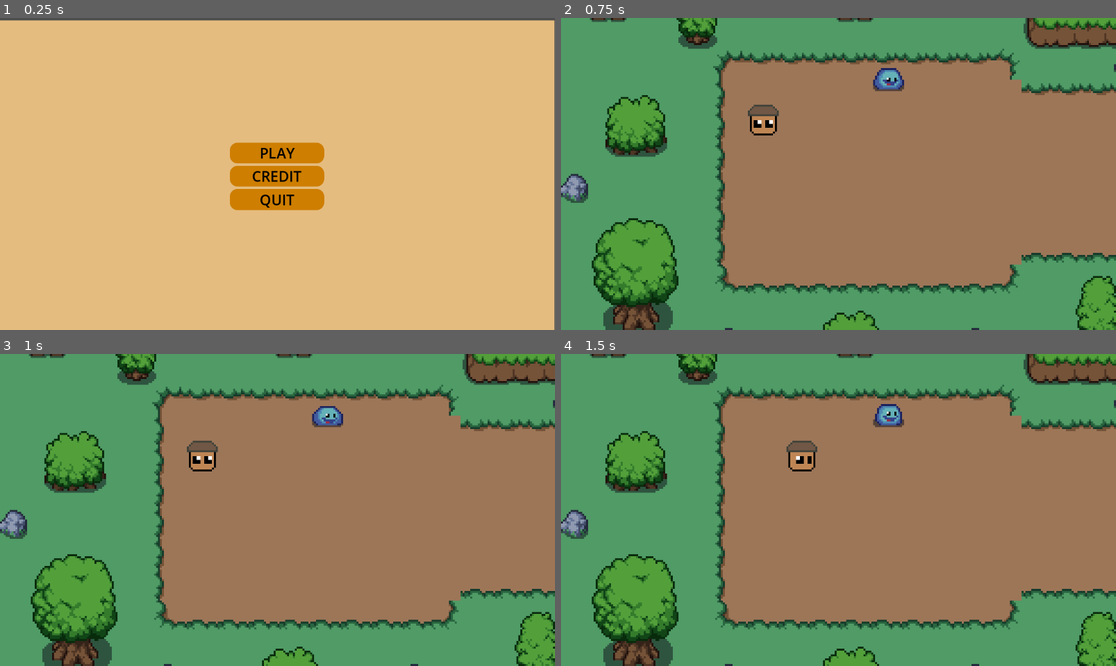
Above: before the commit, frames 1-4 (two rows, left to right).
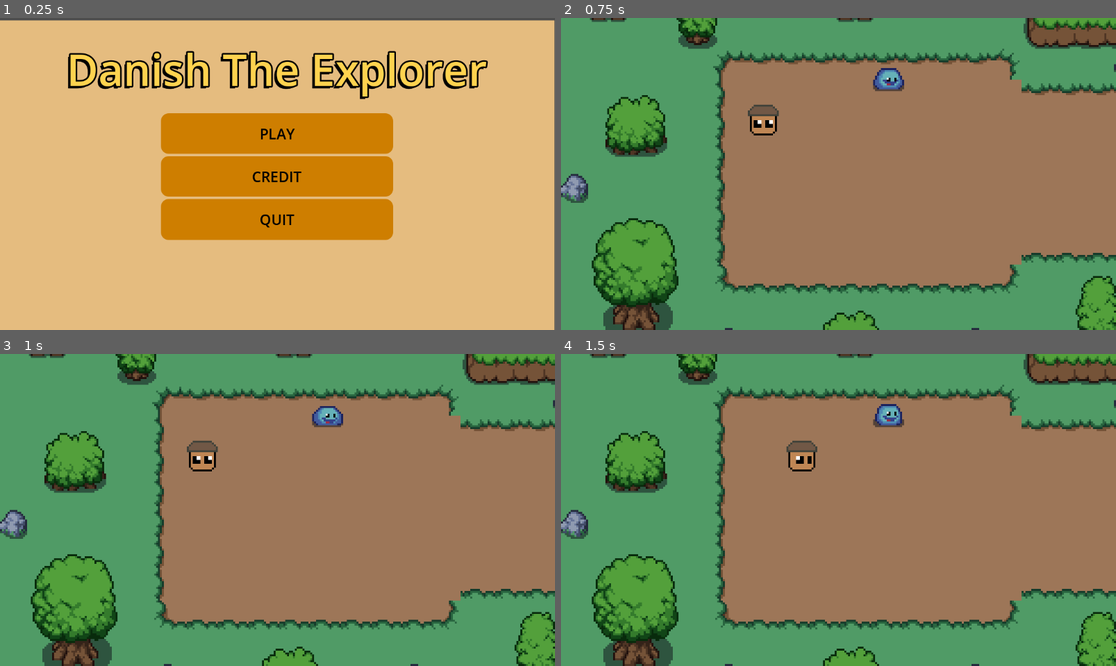
Above: after the commit, the same moments.

Repository: Abbby1007/Danish_The_Explorer
Game: Godot game, scene res://scenes/menu.tscn
Same seed, same stepped clock (60 frames per second), same inputs: the game is played once before the commit and once after it.
Inputs:
- Up to frame 1 (0.25 s): no input
- Up to frame 2 (0.75 s): click "PLAY" at 0.5 s
- Up to frame 3 (1 s): no input
- Up to frame 4 (1.5 s): tap Enter at 1.25 s; hold Right (ui_right) from 1.28 s (still down); tap E (attack) at 1.35 s

The runs differ from the first frame. In frame 1, 19% of the frame differs, in the area x 12-88%, y 10-72%; in frame 2, nothing differs; in frame 3, nothing differs; in frame 4, nothing differs.

Commit message:
Main Menu Title

Diff:
--- a/scenes/menu.tscn
+++ b/scenes/menu.tscn
@@ -41,10 +41,10 @@
 anchor_top = 0.5
 anchor_right = 0.5
 anchor_bottom = 0.5
-offset_left = -98.0
-offset_top = -70.0
-offset_right = 98.0
-offset_bottom = 70.0
+offset_left = -241.0
+offset_top = -131.5
+offset_right = 241.0
+offset_bottom = 131.5
 grow_horizontal = 2
 grow_vertical = 2
 theme_override_constants/separation = 5
@@ -73,6 +73,30 @@
 theme_override_styles/normal = SubResource("StyleBoxFlat_4h3mk")
 text = "QUIT"
 
+[node name="Danish The Explorer" type="Label" parent="."]
+layout_mode = 1
+anchors_preset = 8
+anchor_left = 0.5
+anchor_top = 0.5
+anchor_right = 0.5
+anchor_bottom = 0.5
+offset_left = -553.0
+offset_top = -298.0
+offset_right = 553.0
+offset_bottom = -148.0
+grow_horizontal = 2
+grow_vertical = 2
+theme_override_colors/font_color = Color(1, 0.827451, 0.309804, 1)
+theme_override_colors/font_shadow_color = Color(0, 0, 0, 1)
+theme_override_colors/font_outline_color = Color(0, 0, 0, 1)
+theme_override_constants/shadow_offset_x = -5
+theme_override_constants/shadow_offset_y = 5
+theme_override_constants/outline_size = 13
+theme_override_font_sizes/font_size = 90
+text = "Danish The Explorer"
+horizontal_alignment = 1
+vertical_alignment = 1
+
 [connection signal="pressed" from="VBoxContainer/Play" to="." method="_on_play_pressed"]
 [connection signal="pressed" from="VBoxContainer/credit" to="." method="_on_credit_pressed"]
 [connection signal="pressed" from="VBoxContainer/quit" to="." method="_on_quit_pressed"]
